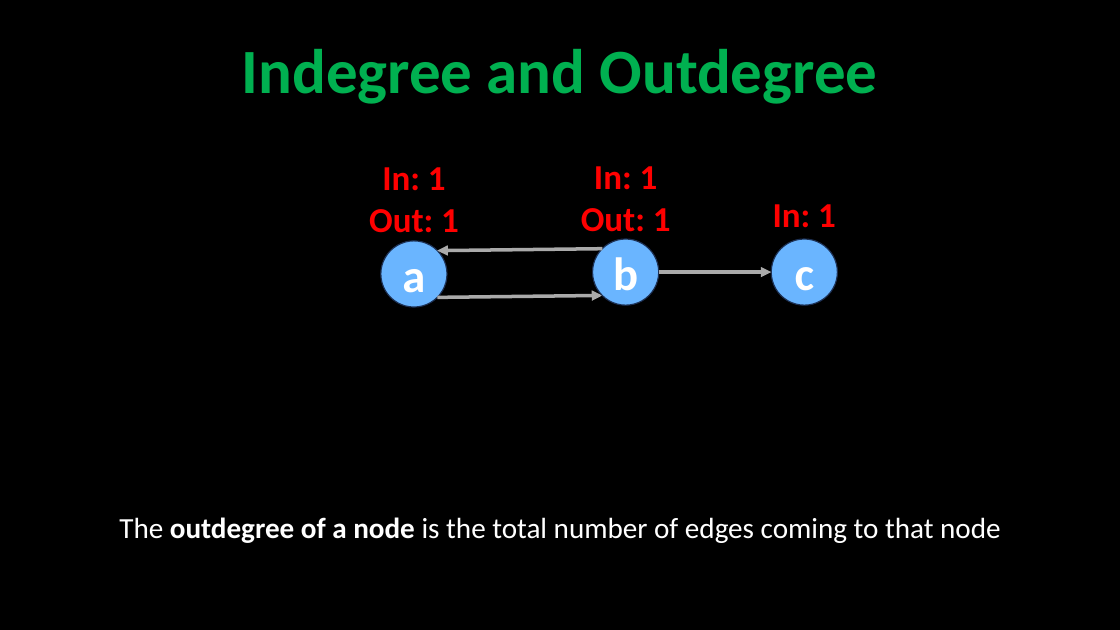
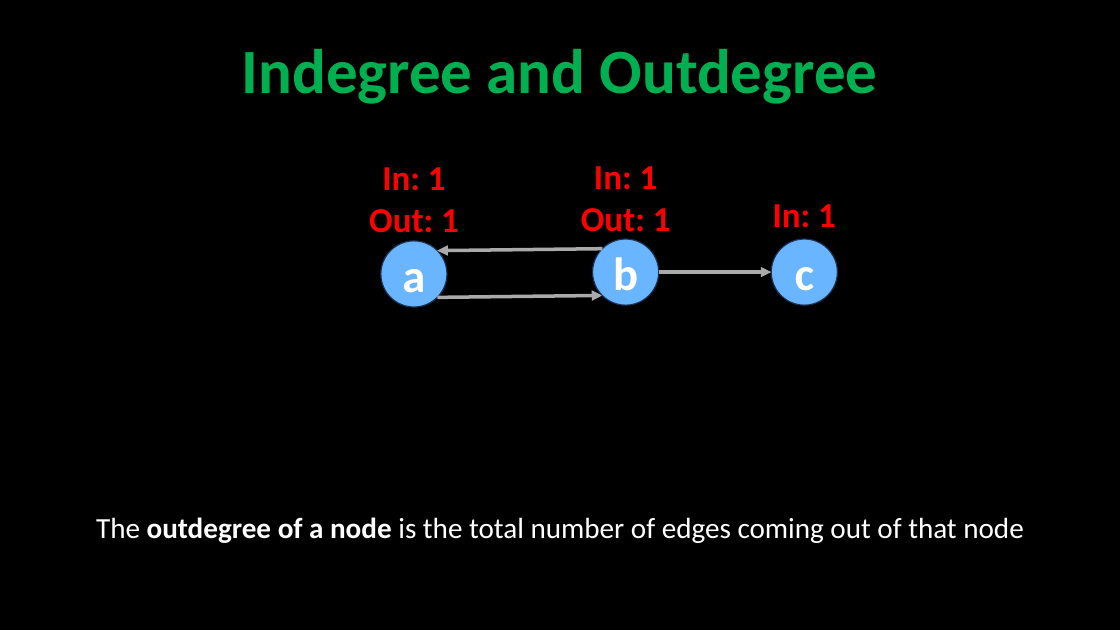
Before and after one commit to robitussin/CCS0015, a slide deck: slide 24 of graph/Graph.pptx. Drawn at 1120x630 pixels with LibreOffice and Linux fonts; fonts in the diff are those of the drawing. Boxes give left, top, right and bottom in pixels: in the first picture for what was removed or moved away, otherwise in the second. Text is boxed around its words. In the diff, an @@ line names an element or a change of style, - is before the commit and + after.

```diff
--- a/graph/Graph.pptx
+++ b/graph/Graph.pptx
@@ text at [96,517,1023,543]: text changed @@
-The outdegree of a node is the total number of edges coming to that node
+The outdegree of a node is the total number of edges coming out of that node
```
Also in this commit, not shown: 5 other slides changed, 1 other file.
